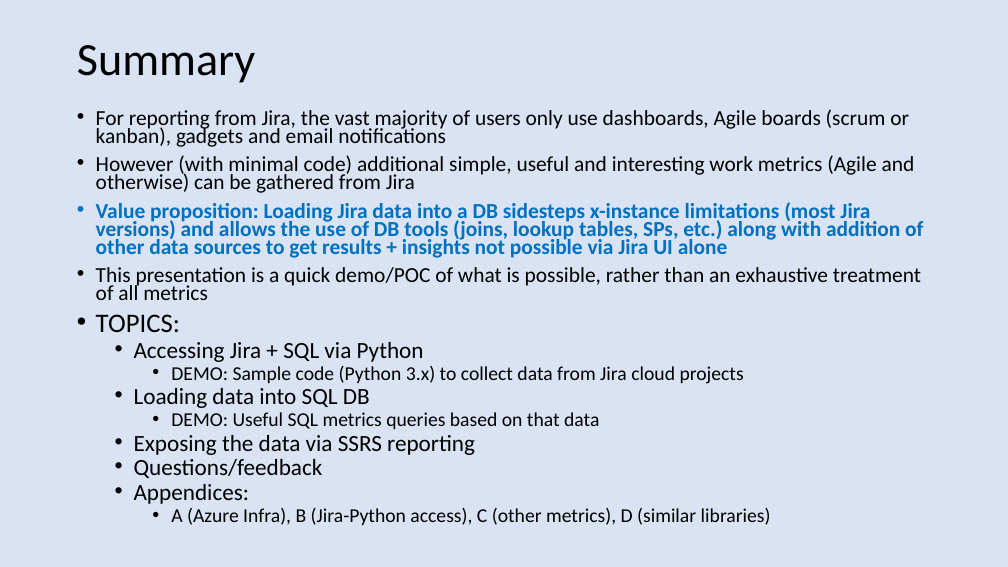
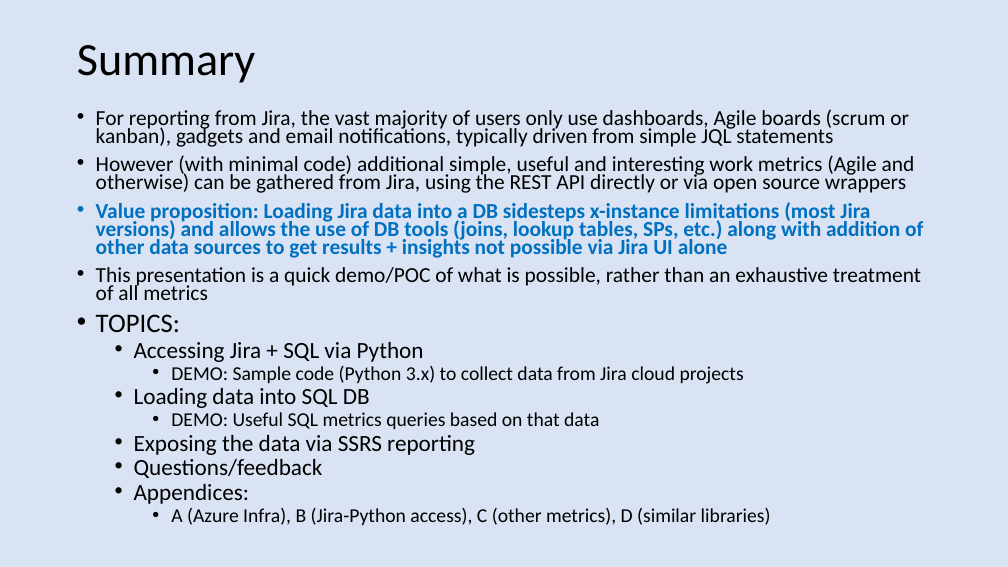
Before and after one commit to bobk/azurejirametrics, a slide deck: slide 2 of docs/Simple Jira Agile Metrics via Python and SQL (and Azure).pptx. Drawn at 1008x567 pixels with LibreOffice and Linux fonts; fonts in the diff are those of the drawing. Boxes give left, top, right and bottom in pixels: in the first picture for what was removed or moved away, otherwise in the second. Text is boxed around its words. In the diff, an @@ line names an element or a change of style, - is before the commit and + after.

Commit message:
useful URLs that discuss potential metrics calculations, take 2

```diff
--- a/docs/Simple Jira Agile Metrics via Python and SQL (and Azure).pptx
+++ b/docs/Simple Jira Agile Metrics via Python and SQL (and Azure).pptx
@@ text at [96,109,915,193]: text changed @@
-• For reporting from Jira, the vast majority of users only use dashboards, Agile boards (scrum or kanban), gadgets and email notifications
-• However (with minimal code) additional simple, useful and interesting work metrics (Agile and otherwise) can be gathered from Jira
+• For reporting from Jira, the vast majority of users only use dashboards, Agile boards (scrum or kanban), gadgets and email notifications, typically driven from simple JQL statements
+• However (with minimal code) additional simple, useful and interesting work metrics (Agile and otherwise) can be gathered from Jira, using the REST API directly or via open source wrappers
```
Also in this commit, not shown: 3 other slides changed.
